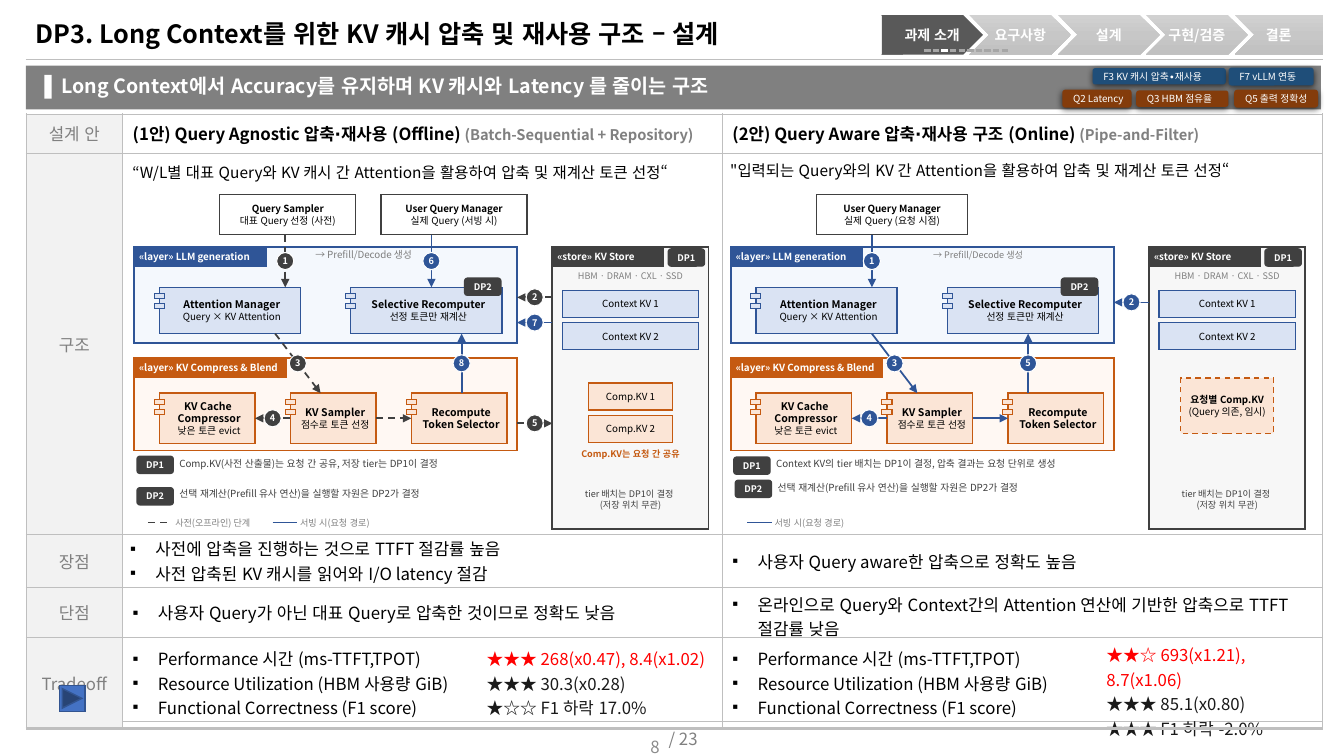
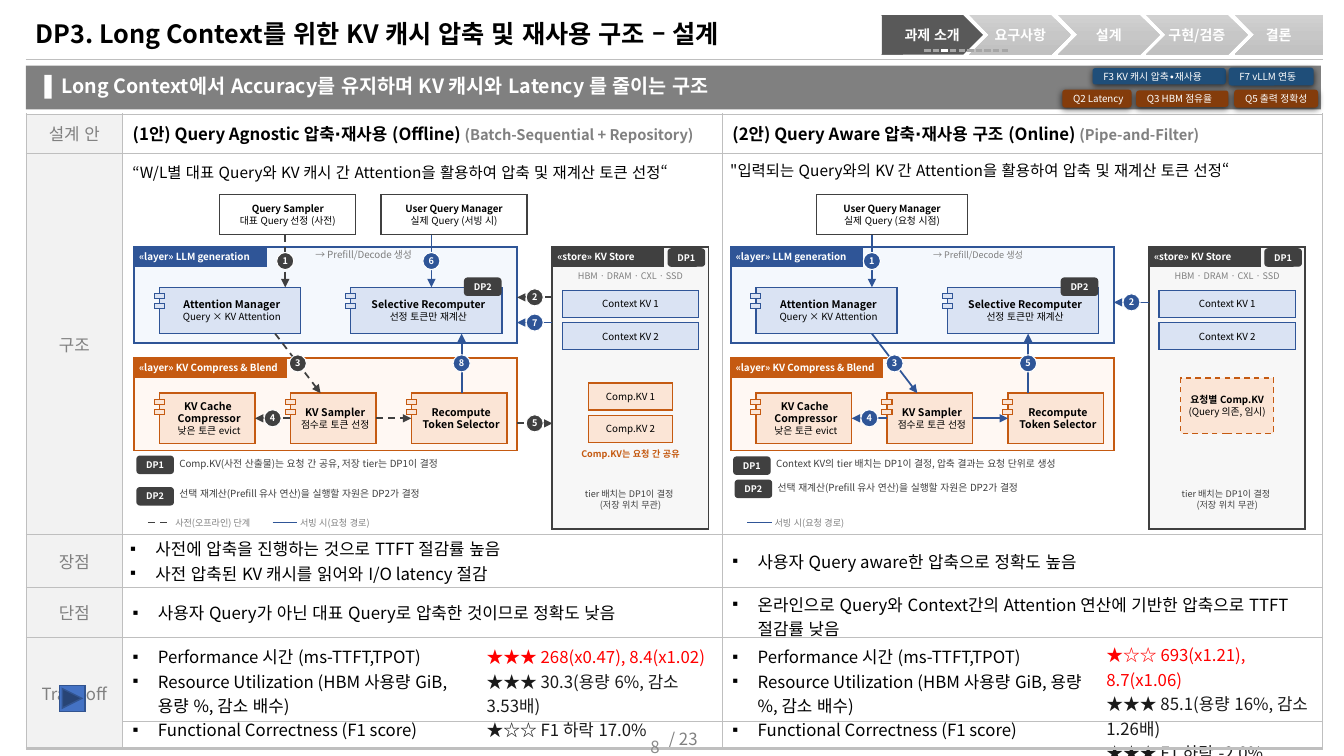
Before and after one commit to mkim0628/vllm, a slide deck: slide 8 of doc-mk/DP-overview-qa-unified.pptx. Drawn at 1344x756 pixels with LibreOffice and Linux fonts; fonts in the diff are those of the drawing. Boxes give left, top, right and bottom in pixels: in the first picture for what was removed or moved away, otherwise in the second. Text is boxed around its words. In the diff, an @@ line names an element or a change of style, - is before the commit and + after.

```diff
--- a/doc-mk/DP-overview-qa-unified.pptx
+++ b/doc-mk/DP-overview-qa-unified.pptx
@@ table at bbox=[26, 114, 1323, 743] @@
-row 5: Tradeoff | Performance 시간 (ms-TTFT,TPOT) / Resource Utilization (HBM 사용량 GiB) / Functional Correctness (F1 score) | ★★★ 268(x0.47), 8.4(x1.02) / ★★★ 30.3(x0.28) / ★☆☆ F1 하락 17.0% | Performance 시간 (ms-TTFT,TPOT) / Resource Utilization (HBM 사용량 GiB) / Functional Correctness (F1 score) | ★★☆ 693(x1.21), 8.7(x1.06) / ★★★ 85.1(x0.80) / ★★★ F1 하락 -2.0%
+row 5: Tradeoff | Performance 시간 (ms-TTFT,TPOT) / Resource Utilization (HBM 사용량 GiB, 용량 %, 감소 배수) / Functional Correctness (F1 score) | ★★★ 268(x0.47), 8.4(x1.02) / ★★★ 30.3(용량 6%, 감소 3.53배) / ★☆☆ F1 하락 17.0% | Performance 시간 (ms-TTFT,TPOT) / Resource Utilization (HBM 사용량 GiB, 용량 %, 감소 배수) / Functional Correctness (F1 score) | ★☆☆ 693(x1.21), 8.7(x1.06) / ★★★ 85.1(용량 16%, 감소 1.26배) / ★★★ F1 하락 -2.0%
```
Also in this commit, not shown: 27 other slides changed, 1 slide added, 14 other files.
